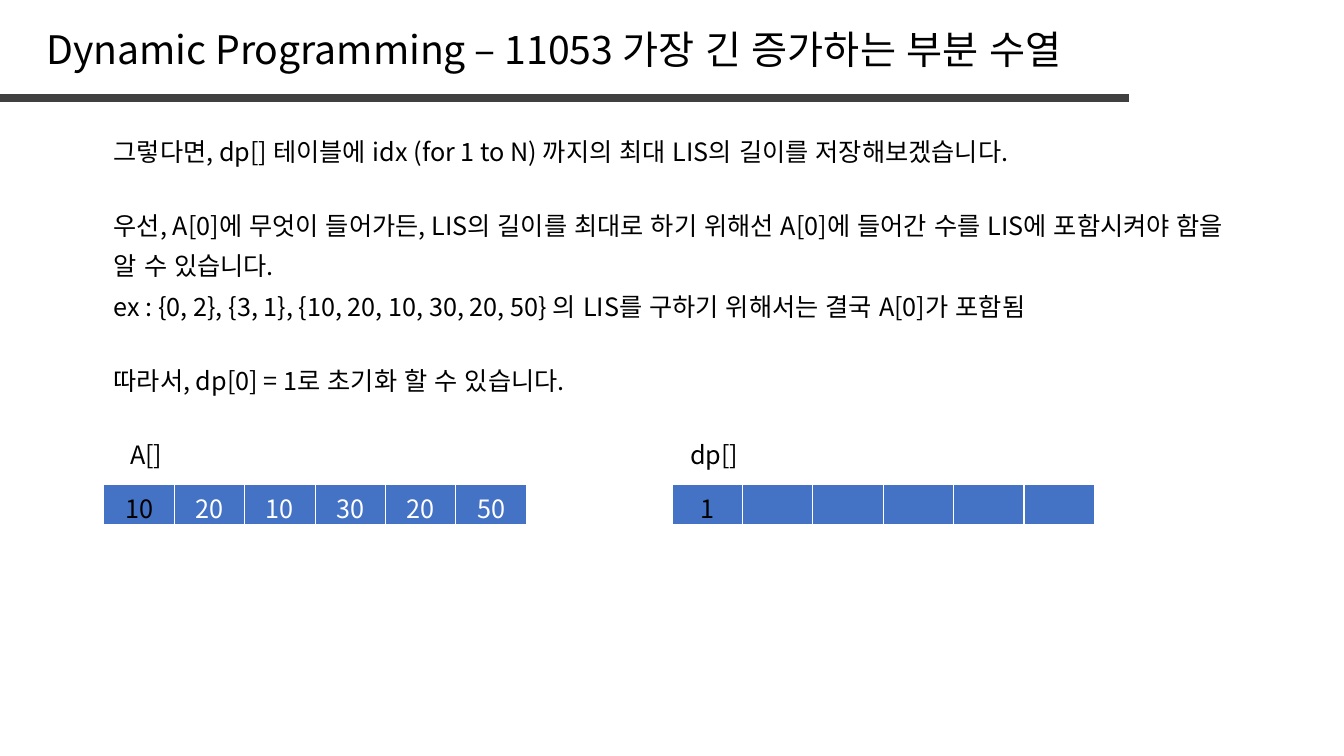
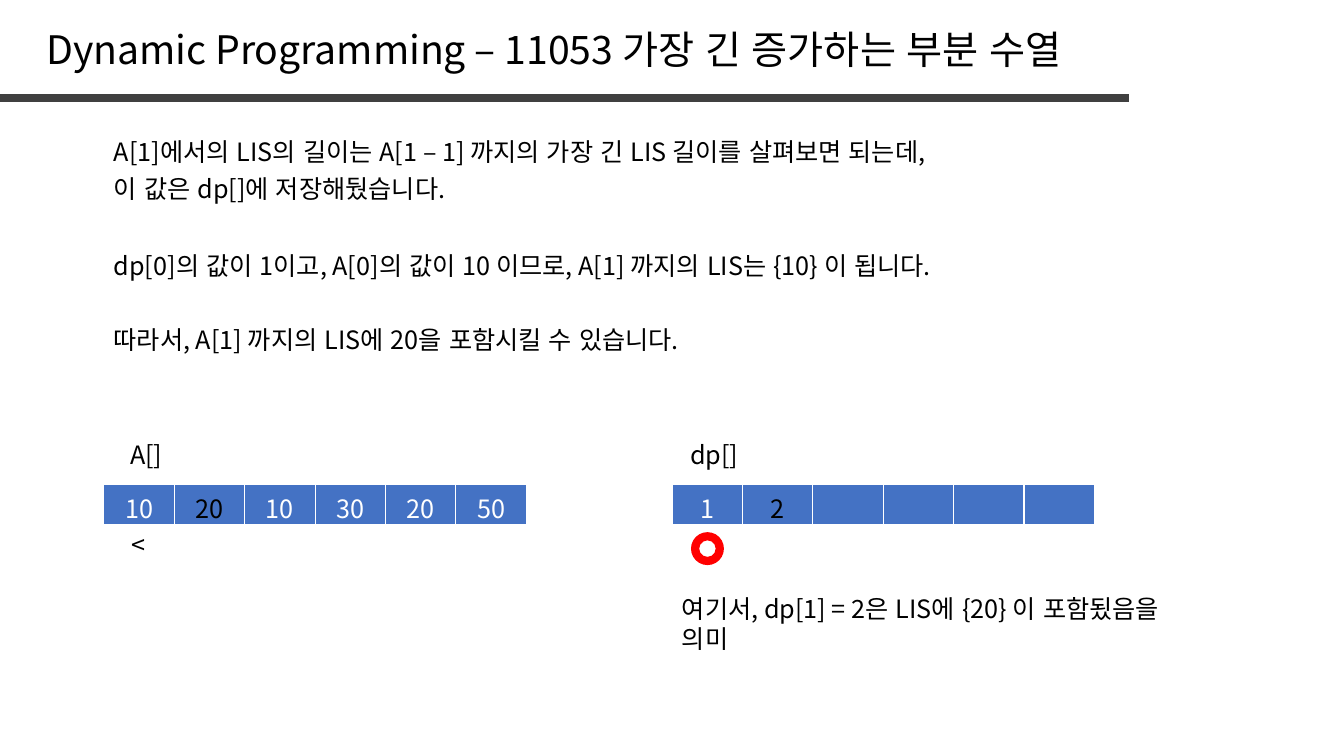
Before and after one commit to jaehoo1/PS-study, a slide deck: slide 32 of study/5_Dynamic Programming.pptx. Drawn at 1344x756 pixels with LibreOffice and Linux fonts; fonts in the diff are those of the drawing. Boxes give left, top, right and bottom in pixels: in the first picture for what was removed or moved away, otherwise in the second. Text is boxed around its words. In the diff, an @@ line names an element or a change of style, - is before the commit and + after.

```diff
--- a/study/5_Dynamic Programming.pptx
+++ b/study/5_Dynamic Programming.pptx
@@ text at (x1=114, y1=140, x2=926, y2=166): text changed @@
-그렇다면, dp[] 테이블에 idx (for 1 to N) 까지의 최대 LIS의 길이를 저장해보겠습니다.
+A[1]에서의 LIS의 길이는 A[1 – 1] 까지의 가장 긴 LIS 길이를 살펴보면 되는데,
@@ text at (x1=114, y1=177, x2=445, y2=204): text changed @@
-우선, A[0]에 무엇이 들어가든, LIS의 길이를 최대로 하기 위해선 A[0]에 들어간 수를 LIS에 포함시켜야 함을
+이 값은 dp[]에 저장해뒀습니다.
@@ text at (x1=114, y1=254, x2=931, y2=281): text changed @@
-알 수 있습니다.
+dp[0]의 값이 1이고, A[0]의 값이 10 이므로, A[1] 까지의 LIS는 {10} 이 됩니다.
@@ text removed at (x1=114, y1=295, x2=1026, y2=321) @@
-ex : {0, 2}, {3, 1}, {10, 20, 10, 30, 20, 50} 의 LIS를 구하기 위해서는 결국 A[0]가 포함됨
@@ text at (x1=114, y1=328, x2=679, y2=354): text changed @@
-따라서, dp[0] = 1로 초기화 할 수 있습니다.
+따라서, A[1] 까지의 LIS에 20을 포함시킬 수 있습니다.
@@ table at (x1=104, y1=485, x2=527, y2=529) @@
@@ text colour #000000 to #FFFFFF in "10" @@
@@ text colour #FFFFFF to #000000 in "20" @@
@@ table at (x1=673, y1=485, x2=1096, y2=529) @@
-row 1, column 2: 
+row 1, column 2: 2
@@ text colour #000000 to #FFFFFF in "1" @@
@@ text added at (x1=104, y1=524, x2=173, y2=565), 18 pt, text #000000 @@
+<
@@ donut added at (x1=692, y1=532, x2=725, y2=566), fill #FF0000 @@
@@ text added at (x1=682, y1=597, x2=1159, y2=650), 18 pt, text #000000 @@
+여기서, dp[1] = 2은 LIS에 {20} 이 포함됬음을 의미
```
Also in this commit, not shown: 1 other slide changed, 6 slides added.
